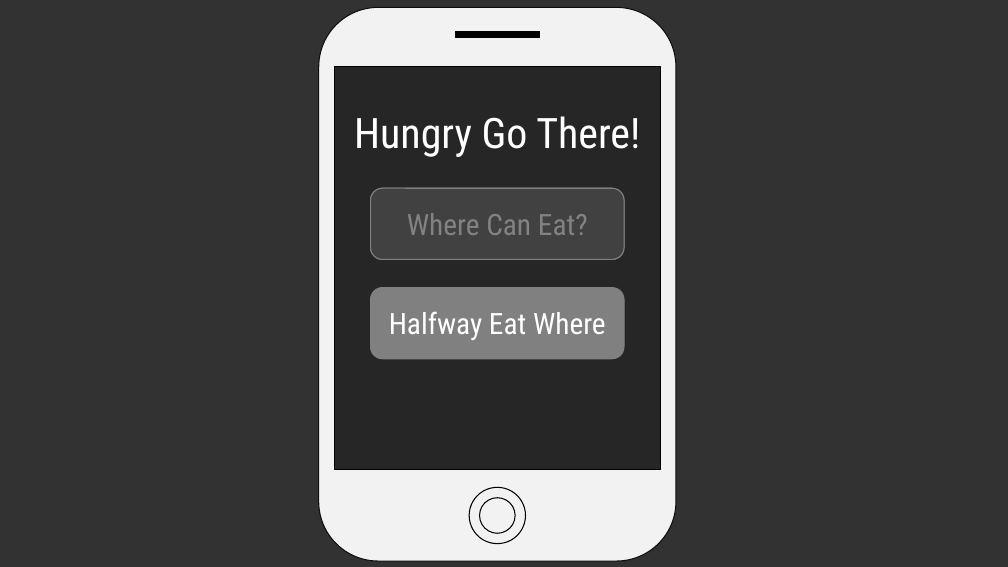
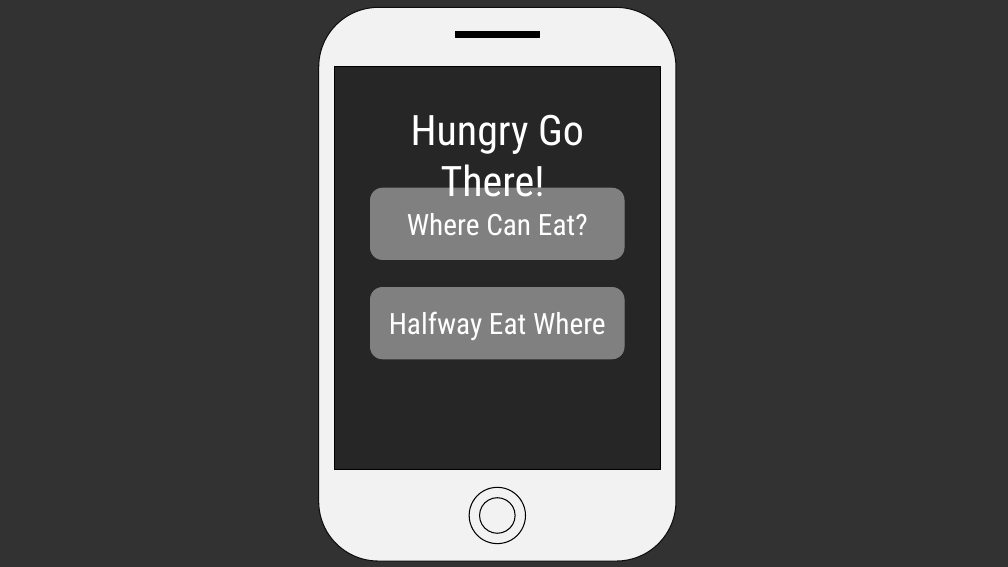
Before and after one commit to blackhydrogen/hungrygothere, a slide deck: slide 3 of Hungry Go THERE.pptx. Drawn at 1008x567 pixels with LibreOffice and Linux fonts; fonts in the diff are those of the drawing. Boxes give left, top, right and bottom in pixels: in the first picture for what was removed or moved away, otherwise in the second. Text is boxed around its words. In the diff, an @@ line names an element or a change of style, - is before the commit and + after.

```diff
--- a/Hungry Go THERE.pptx
+++ b/Hungry Go THERE.pptx
@@ text in rectangle at (x1=354, y1=116, x2=640, y2=157): text removed @@
-Hungry Go There!
@@ text added at (x1=411, y1=114, x2=584, y2=197), 40 pt, text #FFFFFF @@
+Hungry Go There!
@@ rounded rectangle removed at (x1=371, y1=188, x2=624, y2=259) @@
```
Also in this commit, not shown: 1 other slide changed, 4 slides added.
